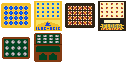
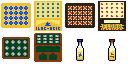
Revision of a layered 128×64 image; what changed, layer by layer:
pixels changed over [76, 39, 116, 61] (layer not identified)
